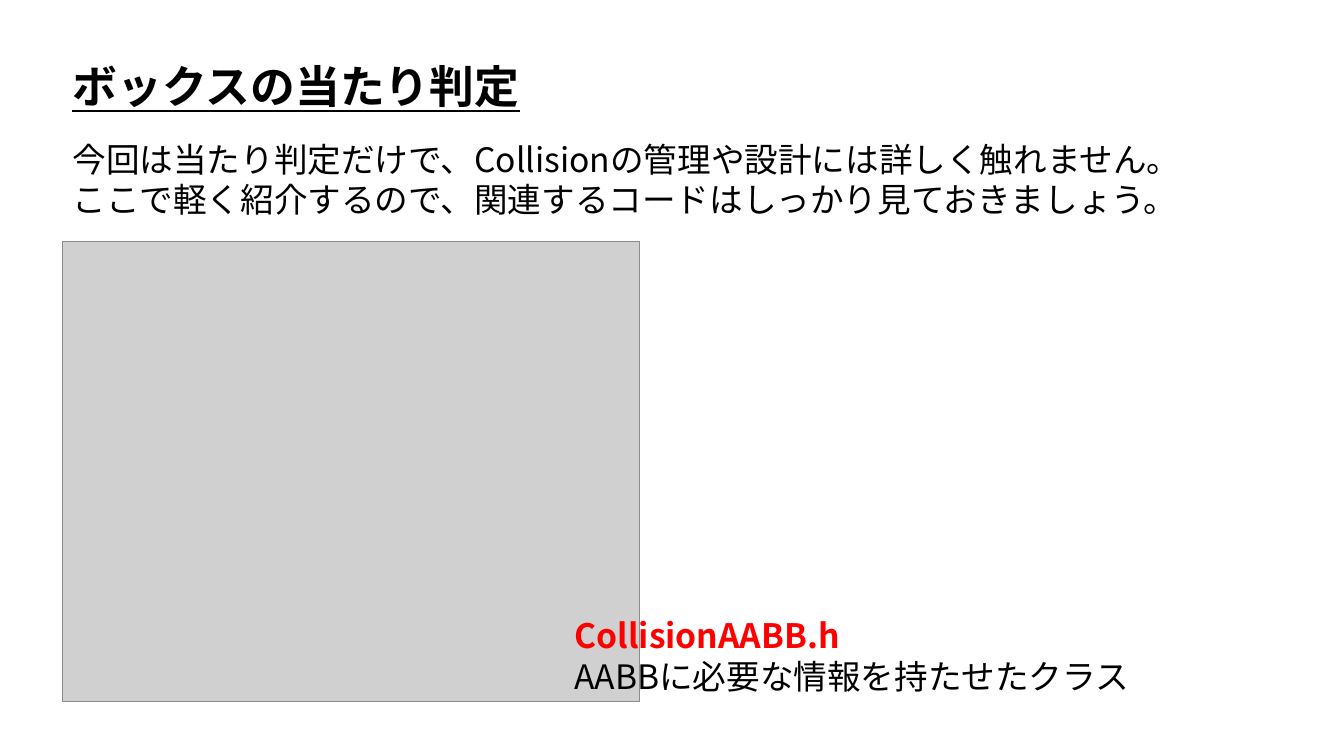
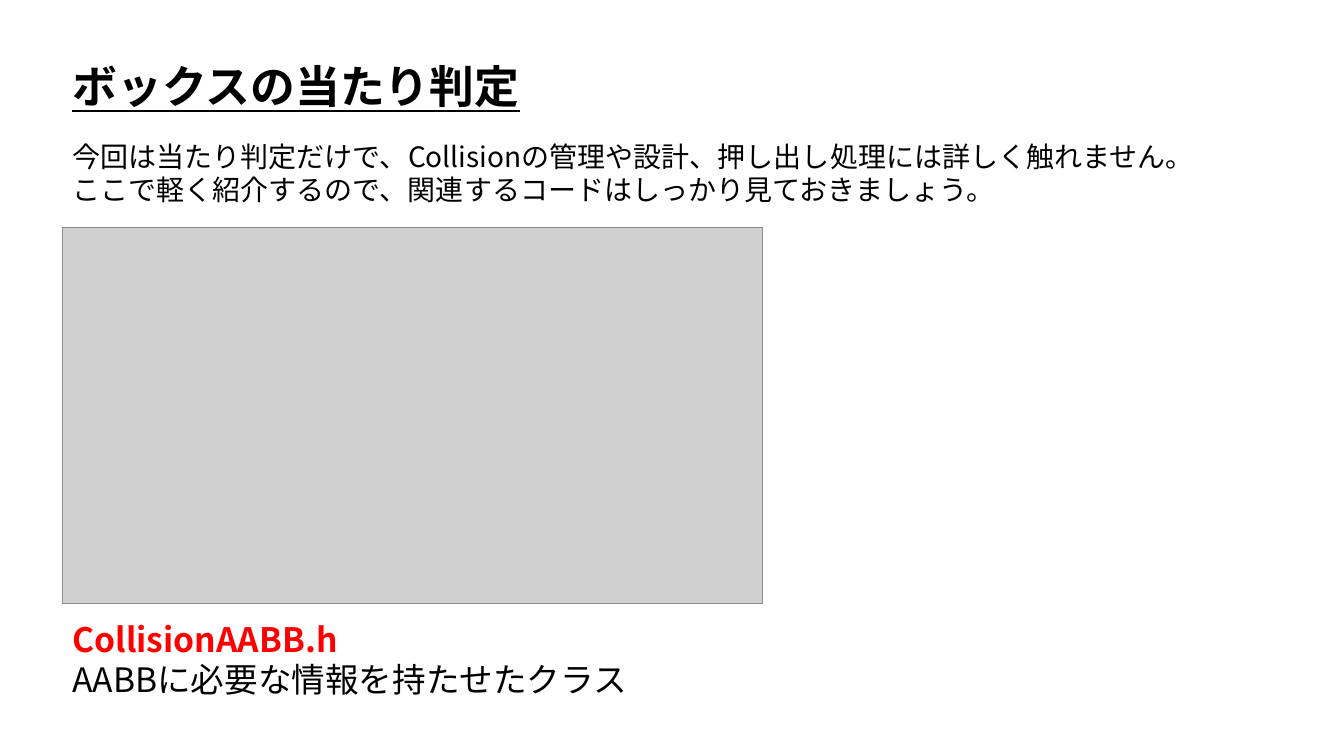
Before and after one commit to ArakiYusuke-Ohara/Textbook, a slide deck: slide 9 of ゲーム科2年/00_前期/ゲーム開発Ⅰ/07_ボックスの当たり判定（AABB）.pptx. Drawn at 1344x756 pixels with LibreOffice and Linux fonts; fonts in the diff are those of the drawing; grey boxes stand for pictures. Boxes give left, top, right and bottom in pixels: in the first picture for what was removed or moved away, otherwise in the second. Text is boxed around its words. In the diff, an @@ line names an element or a change of style, - is before the commit and + after.

Commit message:
ボックスの当たり判定の押し出し実装。AABB管理修正。

```diff
--- a/ゲーム科2年/00_前期/ゲーム開発Ⅰ/07_ボックスの当たり判定（AABB）.pptx
+++ b/ゲーム科2年/00_前期/ゲーム開発Ⅰ/07_ボックスの当たり判定（AABB）.pptx
@@ text at (x1=73, y1=143, x2=1194, y2=170): text changed; size 24 to 20 pt @@
-今回は当たり判定だけで、Collisionの管理や設計には詳しく触れません。
+今回は当たり判定だけで、Collisionの管理や設計、押し出し処理には詳しく触れません。
@@ text at (x1=73, y1=176, x2=995, y2=203): size 24 to 20 pt in "ここで軽く紹介するので、関連するコードはしっかり見ておきましょう。" @@
@@ picture resized from (x1=63, y1=241, x2=640, y2=702) to (x1=63, y1=228, x2=763, y2=604) @@
@@ text "CollisionAABB.h" rewrapped from (x1=575, y1=614, x2=1129, y2=698) to (x1=73, y1=624, x2=627, y2=695) @@
```
Also in this commit, not shown: 4 other slides changed, 2 slides added, 26 other files.
